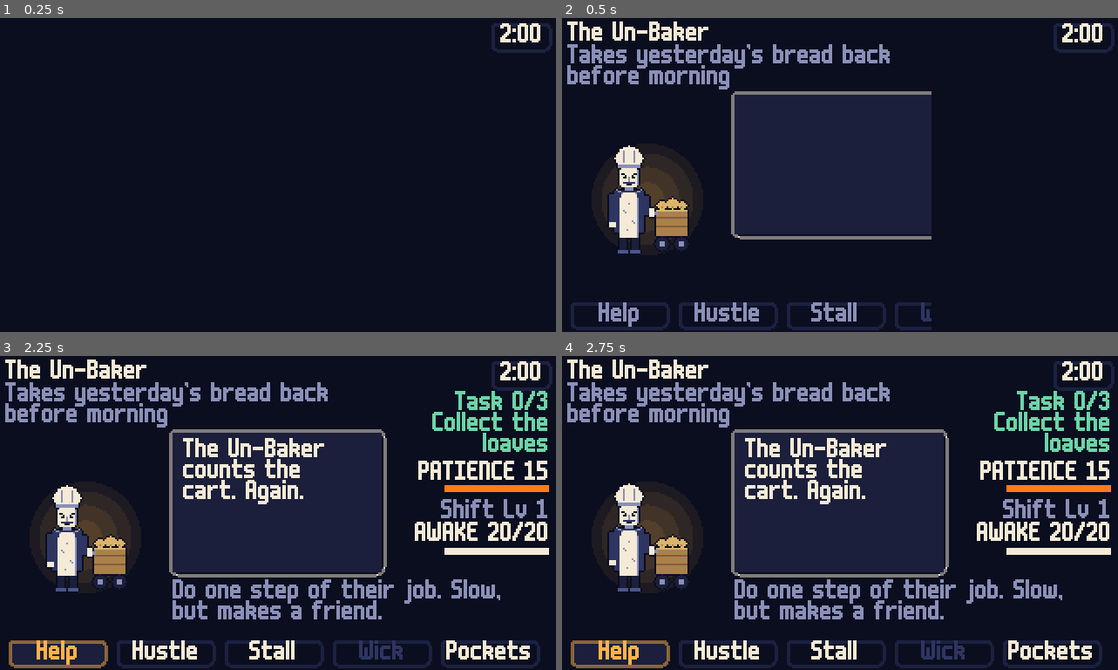
Above: before the commit, frames 1-4 (two rows, left to right).
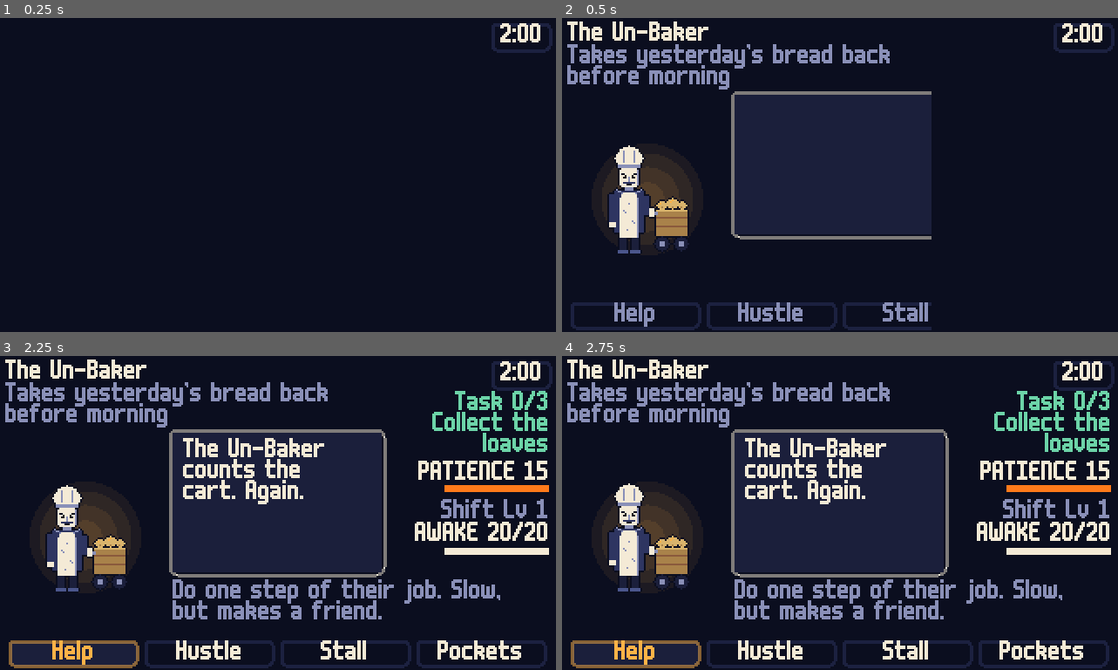
Above: after the commit, the same moments.

Repository: bryanwoods/nightshift
Game: Godot game, scene res://dev/test_battle.tscn
Same seed, same stepped clock (60 frames per second), same inputs: the game is played once before the commit and once after it. This scene is started directly instead of the project's main scene.
Inputs (mouse positions are in pixels of both pictures, inside the frame that each line leads up to):
- Up to frame 1 (0.25 s): no input
- Up to frame 2 (0.5 s): no input
- Up to frame 3 (2.25 s): tap Enter at 0.5 s; move the mouse to (400, 497) at 0.52 s; hold Right (move_right) 0.53-1.28 s; hold Z (confirm) 0.53-1.28 s; click (400, 497) at 0.67 s; tap Space at 0.77, 1.52 s; move the mouse to (166, 528) at 1.27 s; hold Down (move_down) 1.28-2.03 s; tap Z (confirm) at 1.35, 2 s; move the mouse to (333, 443) at 2.02 s; hold Right (move_right) from 2.03 s (still down); hold Z (confirm) from 2.03 s (still down); tap R (rewind) at 2.1 s
- Up to frame 4 (2.75 s): keep holding Right (move_right); keep holding Z (confirm)

Frame 1 is identical in both runs. In frame 2, 2.0% of the frame differs, in the area x 6-67%, y 90-100%; in frame 3, 3.4%, in the area x 6-99%, y 90-100%; in frame 4, 3.4%.

Commit message:
Give Wick his own turn, vary hustle lines, and show the clock-out
In the playtest, fights repeated the same line. A worker had one
hustle_hit line, or two with a seen_variant, so each Hustle after the
first said the same thing. Each worker now has hustle_lines, four
dialogue ids, and a hit says the next one.

Wick did little: he took Tadzio's turn, so a player had to choose
between Wick and an action. Once he has joined, Wick now takes his own
turn after Tadzio's, with Light, Hold or the new Warm (+3 Awake, one
minute). On a dark turn his cursor starts on Light. Tadzio's menu is
Help, Hustle, Stall and Pockets. Wick's choice shows as a short line
in the arena, not a textbox, so the fight does not slow down.

Clock them out did not show what happened to the worker. A red clock
face now shows over the worker, and its hand sweeps once around before
the worker flickers and is gone.

The tour saves tour_wick_turn.png and tour_finish_clock.png. All 11
bot routes and the tour pass. The tour stops at its first screenshot
while the screen is locked, because macOS then draws no frames.

Co-Authored-By: Claude Opus 5.5 <noreply@anthropic.com>

Diff:
--- a/data/dialogue/battle.json
+++ b/data/dialogue/battle.json
@@ -5,24 +5,6 @@
       "lines": [
         {
           "text": "You stall. Hits do half this round."
-        }
-      ]
-    },
-    "battle_wick_light": {
-      "lines": [
-        {
-          "speaker": "wick",
-          "text": "Lights up!",
-          "portrait": "wick_happy"
-        }
-      ]
-    },
-    "battle_wick_hold": {
-      "lines": [
-        {
-          "speaker": "wick",
-          "text": "I'll take the first one! Probably!",
-          "portrait": "wick_panic"
         }
       ]
     },
--- a/data/dialogue/puddle_keeper.json
+++ b/data/dialogue/puddle_keeper.json
@@ -24,6 +24,15 @@
     "puddle_hustle": {
       "lines": [ { "speaker": "puddle_keeper", "text": "Splashing! There's splashing!" } ]
     },
+    "puddle_hustle_2": {
+      "lines": [ { "speaker": "puddle_keeper", "text": "Not the big puddle! I just got it flat!" } ]
+    },
+    "puddle_hustle_3": {
+      "lines": [ { "speaker": "puddle_keeper", "text": "Ripples! Ripples everywhere!" } ]
+    },
+    "puddle_hustle_4": {
+      "lines": [ { "speaker": "puddle_keeper", "text": "Stop running! You'll dry them out!" } ]
+    },
     "puddle_satisfied": {
       "lines": [
         { "speaker": "puddle_keeper", "text": "Wet until morning. Every one. Here, take a little puddle for the road." },
--- a/data/dialogue/window_washer.json
+++ b/data/dialogue/window_washer.json
@@ -24,6 +24,15 @@
     "washer_hustle": {
       "lines": [ { "speaker": "window_washer", "text": "Streaks! You're leaving streaks!" } ]
     },
+    "washer_hustle_2": {
+      "lines": [ { "speaker": "window_washer", "text": "Fingerprints! On my clean night!" } ]
+    },
+    "washer_hustle_3": {
+      "lines": [ { "speaker": "window_washer", "text": "Do you know how long that pane took me?" } ]
+    },
+    "washer_hustle_4": {
+      "lines": [ { "speaker": "window_washer", "text": "Now I have to do the whole street again!" } ]
+    },
     "washer_satisfied": {
       "lines": [
         { "speaker": "window_washer", "text": "Not a reflection left on the street. Nice work, kid." },
--- a/data/dialogue/workers.json
+++ b/data/dialogue/workers.json
@@ -54,14 +54,31 @@
           "text": "Hey! I'm counting!",
           "portrait": "unbaker_grump"
         }
-      ],
-      "seen_variant": "unbaker_hustle_2"
+      ]
     },
     "unbaker_hustle_2": {
       "lines": [
         {
           "speaker": "unbaker",
           "text": "Stop that! I'll lose my place!",
+          "portrait": "unbaker_grump"
+        }
+      ]
+    },
+    "unbaker_hustle_3": {
+      "lines": [
+        {
+          "speaker": "unbaker",
+          "text": "Forty-one, forty-... now I have to start over!",
+          "portrait": "unbaker_grump"
+        }
+      ]
+    },
+    "unbaker_hustle_4": {
+      "lines": [
+        {
+          "speaker": "unbaker",
+          "text": "You're worse than the pigeons!",
           "portrait": "unbaker_grump"
         }
       ]
@@ -162,14 +179,30 @@
           "speaker": "curfew",
           "text": "Now, now... not very sleepy of you."
         }
-      ],
-      "seen_variant": "curfew_hustle_2"
+      ]
     },
     "curfew_hustle_2": {
       "lines": [
         {
           "speaker": "curfew",
           "text": "Shhh... you'll wake the whole town.",
+          "portrait": "curfew_sleepy"
+        }
+      ]
+    },
+    "curfew_hustle_3": {
+      "lines": [
+        {
+          "speaker": "curfew",
+          "text": "Such a busy little bee. Bees go to bed too."
+        }
+      ]
+    },
+    "curfew_hustle_4": {
+      "lines": [
+        {
+          "speaker": "curfew",
+          "text": "Yawn... you're making me tired. Well. More tired.",
           "portrait": "curfew_sleepy"
         }
       ]
--- a/data/tuning.json
+++ b/data/tuning.json
@@ -8,6 +8,7 @@
     "stall": 0,
     "wick_light": 0,
     "wick_hold": 1,
+    "wick_warm": 1,
     "rewind": 1,
     "lamp": 2
   },
@@ -18,6 +19,7 @@
   "text_fast_multiplier": 4,
   "blip_every": 2,
   "awake_start": 20,
+  "wick_warm_awake": 3,
   "shift_levels": [0, 10, 25, 45, 70],
   "level_awake": 4,
   "level_hustle": 1,
--- a/data/ui.json
+++ b/data/ui.json
@@ -44,17 +44,16 @@
     "btn_help": "Help",
     "btn_hustle": "Hustle",
     "btn_stall": "Stall",
-    "btn_wick": "Wick",
     "btn_wick_light": "Light",
     "btn_wick_hold": "Hold",
+    "btn_wick_warm": "Warm",
     "btn_pockets": "Pockets",
     "hint_help": "Do one step of their job. Slow, but makes a friend.",
     "hint_hustle": "Press {confirm} when the line is in the orange. Fast, but makes an enemy.",
     "hint_stall": "Wait it out. Hits this round do half.",
-    "hint_wick": "Ask Wick for help.",
-    "hint_wick_locked": "You are on your own. For now.",
     "hint_wick_light": "Wick lights the arena. You can see everything this round.",
     "hint_wick_hold": "Wick blocks the first hit this round.",
+    "hint_wick_warm": "Wick's flame warms you. Awake goes up.",
     "hint_pockets": "Use something from your pockets. It takes your turn.",
     "pockets_close": "Close",
     "todo_spare_finish": "TODO(Tadzio): the real verbs for spare_option and finish_option.",
@@ -66,6 +65,10 @@
     "level_up": "Shift Lv {n}!",
     "battle_lv": "Shift Lv {n}",
     "wick_blocked": "Wick blocks it!",
+    "wick_turn": "Wick's turn.",
+    "wick_lit": "Wick: Lights up!",
+    "wick_holds": "Wick: I'll take the first one!",
+    "wick_warmed": "Wick warms your hands. +{n} Awake",
     "dark_warning": "The lights are going out. Ask Wick!",
     "rewind_prompt": "Press {rewind} to wind the watch back!",
 
--- a/data/workers/curfew.json
+++ b/data/workers/curfew.json
@@ -89,7 +89,6 @@
   },
   "dialogue": {
     "intro": "curfew_battle_intro",
-    "hustle_hit": "curfew_hustle",
     "satisfied": "curfew_satisfied",
     "spared": "curfew_defeated"
   },
@@ -104,5 +103,11 @@
     "curfew_flavor_2",
     "curfew_flavor_3",
     "curfew_flavor_4"
+  ],
+  "hustle_lines": [
+    "curfew_hustle",
+    "curfew_hustle_2",
+    "curfew_hustle_3",
+    "curfew_hustle_4"
   ]
 }
--- a/data/workers/puddle_keeper.json
+++ b/data/workers/puddle_keeper.json
@@ -18,9 +18,9 @@
       { "label": "Top up the big puddle", "line": "puddle_help_2" }
     ]
   },
+  "hustle_lines": ["puddle_hustle", "puddle_hustle_2", "puddle_hustle_3", "puddle_hustle_4"],
   "dialogue": {
     "intro": "puddle_battle_intro",
-    "hustle_hit": "puddle_hustle",
     "satisfied": "puddle_satisfied",
     "spared": "puddle_spared"
   },
--- a/data/workers/unbaker.json
+++ b/data/workers/unbaker.json
@@ -55,9 +55,9 @@
       }
     ]
   },
+  "hustle_lines": ["unbaker_hustle", "unbaker_hustle_2", "unbaker_hustle_3", "unbaker_hustle_4"],
   "dialogue": {
     "intro": "unbaker_battle_intro",
-    "hustle_hit": "unbaker_hustle",
     "satisfied": "unbaker_satisfied",
     "spared": "unbaker_defeated"
   },
--- a/data/workers/window_washer.json
+++ b/data/workers/window_washer.json
@@ -18,9 +18,9 @@
       { "label": "Wipe the top corner", "line": "washer_help_2" }
     ]
   },
+  "hustle_lines": ["washer_hustle", "washer_hustle_2", "washer_hustle_3", "washer_hustle_4"],
   "dialogue": {
     "intro": "washer_battle_intro",
-    "hustle_hit": "washer_hustle",
     "satisfied": "washer_satisfied",
     "spared": "washer_spared"
   },
--- a/dev/autotest_bot.gd
+++ b/dev/autotest_bot.gd
@@ -478,20 +478,18 @@
 	await _tap("confirm")
 	await _wait(0.3)
 	_expect(b.patience == 10, "a centered Hustle press does 5, patience is %d" % b.patience)
+	await _until(func() -> bool: return b._menu_on and b._sub, 5.0)
+	_expect(b._sub, "Wick takes his own turn after Tadzio's")
+	await _wait(0.3)
+	await _tap("move_left")
+	await _tap("confirm")
+	_expect(b._lit, "Wick's Light lights the arena")
 	while not b._dodging:
 		if DialogueRunner.showing():
 			await _tap("confirm")
 		await _wait(0.2)
 	await _press_for("move_left", 0.4)
 	_expect(b._arena.token.x < -10.0, "arrow keys move the flashlight token in the arena")
-	await _until(func() -> bool: return b._menu_on and not DialogueRunner.showing(), 15.0)
-	while b._cursor != 3:
-		await _tap("move_right")
-	await _tap("confirm")
-	_expect(b._sub, "Wick opens the Light / Hold sub-menu")
-	await _tap("confirm")
-	await _until(func() -> bool: return DialogueRunner.showing(), 3.0)
-	_expect(b._lit, "Light was chosen")
 	DialogueRunner.autoplay = true
 	NightClock.add(60)
 	await _until(func() -> bool: return _on(Game.LAMPS), 15.0)
@@ -556,7 +554,7 @@
 	_finish()
 
 
-## Pockets, the spare-or-finish choice and the finish, as screenshots.
+## Pockets, Wick's turn, the spare-or-finish choice and the finish, as screenshots.
 func _tour_choice() -> void:
 	DialogueRunner.autoplay = false
 	Game.give_item("heel_of_bread")
@@ -567,7 +565,7 @@
 	while not b._menu_on or DialogueRunner.showing():
 		await _tap("confirm")
 		await _wait(0.2)
-	while b._cursor != 4:
+	while b._cursor != 3:
 		await _tap("move_right")
 	await _tap("confirm")
 	await _wait(1.0)
@@ -575,6 +573,12 @@
 	await _tap("move_down")
 	await _tap("confirm")
 	await _until(func() -> bool: return b._menu_on and not DialogueRunner.showing(), 10.0)
+	b._menu_done.emit("item:heel_of_bread")
+	await _until(func() -> bool: return b._menu_on and b._sub, 5.0)
+	await _wait(0.5)
+	await _shot("wick_turn")
+	b._menu_done.emit("wick_warm")
+	await _until(func() -> bool: return b._menu_on and not b._sub and not DialogueRunner.showing(), 20.0)
 	b.patience = 1
 	b._menu_done.emit("hustle")
 	await _until(func() -> bool: return b._hustle_on, 3.0)
@@ -584,7 +588,9 @@
 	await _shot("choice")
 	await _tap("move_down")
 	await _tap("confirm")
-	await _wait(0.9)
+	await _wait(0.35)
+	await _shot("finish_clock")
+	await _wait(0.75)
 	await _shot("finish_flicker")
 	await _wait(1.6)
 	await _shot("finish_gone")
@@ -603,7 +609,7 @@
 	var b: Battle = w.battle
 	b.pattern_index = 3
 	await _until(func() -> bool: return b._dodging, 20.0)
-	_expect(b._cursor == 3, "a dark turn puts the menu cursor on Wick")
+	_expect(b._lit, "on a dark turn Wick lights the arena")
 	await _wait(1.5)
 	var t_before: float = b._pattern.t
 	var minute := NightClock.minute
--- a/src/battle/battle.gd
+++ b/src/battle/battle.gd
@@ -11,8 +11,8 @@
 signal _item_done(item: String)
 
 const ARENA_CENTER := Vector2(160, 84)
-const OPTIONS: Array[String] = ["help", "hustle", "stall", "wick", "pockets"]
-const WICK_OPTIONS: Array[String] = ["wick_light", "wick_hold"]
+const OPTIONS: Array[String] = ["help", "hustle", "stall", "pockets"]
+const WICK_OPTIONS: Array[String] = ["wick_light", "wick_hold", "wick_warm"]
 const TOKEN_R := 3.0
 ## Battle sheets stand in the left column with their feet here.
 const WORKER_FEET := Vector2(50, 136)
@@ -118,12 +118,19 @@
 
 func _loop() -> void:
 	while not over:
+		_stall = false
+		_hold = false
+		_lit = false
 		var action: String = await _menu_phase()
 		if over:
 			break
 		var resolved: bool = await _act(action)
 		if over or resolved:
 			break
+		if Game.has_flag("wick_joined"):
+			await _act(await _wick_phase())
+			if over:
+				break
 		await _dodge_phase()
 		if over or awake <= 0:
 			break
@@ -154,11 +161,8 @@
 func _menu_phase() -> String:
 	while not over:
 		_flavor.text = _turn_text("flavor")
-		var pats: Array = worker.get("patterns", [])
-		if not pats.is_empty() and str(pats[pattern_index % pats.size()].get("type", "")) == "dark":
+		if _dark_next():
 			_flavor.text = Game.text("dark_warning")
-			if Game.has_flag("wick_joined"):
-				_cursor = OPTIONS.find("wick")
 		_menu_on = true
 		_sub = false
 		_input_at = Time.get_ticks_msec() + 150
@@ -172,6 +176,28 @@
 		if item != "":
 			return "item:" + item
 	return ""
+
+
+## Wick's own turn, after Tadzio's: Light, Hold or Warm. On a dark turn the cursor starts on Light.
+func _wick_phase() -> String:
+	var main_cursor := _cursor
+	_cursor = 0 if _dark_next() else (2 if awake < awake_max else 1)
+	_flavor.text = Game.text("wick_turn")
+	_sub = true
+	_menu_on = true
+	_input_at = Time.get_ticks_msec() + 150
+	_refresh_menu()
+	var choice: String = await _menu_done
+	_menu_on = false
+	_sub = false
+	_cursor = main_cursor
+	_refresh_menu()
+	return choice
+
+
+func _dark_next() -> bool:
+	var pats: Array = worker.get("patterns", [])
+	return not pats.is_empty() and str(pats[pattern_index % pats.size()].get("type", "")) == "dark"
 
 
 ## Pockets: the items that do something in a fight, listed in the arena with the effect of
@@ -222,9 +248,6 @@
 func _act(action: String) -> bool:
 	_stats["turns"] += 1
 	(_stats["actions"] as Array).append(action)
-	_stall = false
-	_hold = false
-	_lit = false
 	if action.begins_with("item:"):
 		_use_item(action.trim_prefix("item:"))
 		return false
@@ -241,11 +264,18 @@
 			_lit = true
 			NightClock.spend("wick_light")
 			AudioBus.sfx("whoosh")
-			await DialogueRunner.run("battle_wick_light")
+			_show_prompt(Game.text("wick_lit"), 1.2)
 		"wick_hold":
 			_hold = true
 			NightClock.spend("wick_hold")
-			await DialogueRunner.run("battle_wick_hold")
+			_show_prompt(Game.text("wick_holds"), 1.2)
+		"wick_warm":
+			var n := int(Game.tuning.get("wick_warm_awake", 3))
+			awake = mini(awake_max, awake + n)
+			NightClock.spend("wick_warm")
+			AudioBus.sfx("step_ok")
+			_refresh_meters()
+			_show_prompt(Game.text("wick_warmed").replace("{n}", str(n)), 1.2)
 	return false
 
 
@@ -310,7 +340,7 @@
 	if patience <= 0:
 		await _resolve("finished" if await _finish_them() else "spared")
 		return true
-	_pending_bubble = str(worker.get("dialogue", {}).get("hustle_hit", ""))
+	_pending_bubble = _turn_id("hustle_lines")
 	return false
 
 
@@ -363,13 +393,33 @@
 		Game.give_item(item)
 
 
-## Finished: the worker goes still, flickers twice and is gone. The lantern goes out on one
-## low note, and the frame holds for a second.
+## Finished: a red clock face shows over the worker and its hand sweeps once around. Then the
+## worker goes still, flickers twice and is gone. The lantern goes out on one low note, and
+## the frame holds for a second.
 func _go_still() -> void:
 	if _worker_sprite == null:
 		return
 	_idle_frames = 1
-	await get_tree().create_timer(0.5).timeout
+	var face := Line2D.new()
+	face.width = 2.0
+	face.default_color = Game.color("hush")
+	face.closed = true
+	for i in 24:
+		face.add_point(Vector2.from_angle(TAU * i / 24.0) * 20.0)
+	face.position = _glow.position
+	_root.add_child(face)
+	var hand := Line2D.new()
+	hand.width = 3.0
+	hand.default_color = Game.color("hush")
+	hand.points = PackedVector2Array([Vector2.ZERO, Vector2(0, -17)])
+	face.add_child(hand)
+	AudioBus.sfx("tick")
+	var tw := create_tween()
+	tw.tween_property(hand, "rotation", TAU, 0.6)
+	await tw.finished
+	AudioBus.sfx("buzz", 0.8, -6.0)
+	await get_tree().create_timer(0.3).timeout
+	face.queue_free()
 	for i in 2:
 		_worker_sprite.visible = false
 		await get_tree().create_timer(0.1).timeout
@@ -595,6 +645,9 @@
 	if not _menu_on:
 		return
 	if DialogueRunner.autoplay:
+		if _sub:
+			_menu_done.emit(WICK_OPTIONS[_cursor])
+			return
 		var steps: Array = worker.get("task", {}).get("steps", [])
 		_menu_done.emit("help" if step_index < steps.size() and DialogueRunner.autoplay_fight == "help" else "hustle")
 		return
@@ -604,25 +657,8 @@
 		AudioBus.sfx("cursor")
 		_refresh_menu()
 	elif confirm:
-		if _sub:
-			AudioBus.sfx("confirm")
-			_menu_done.emit(WICK_OPTIONS[_cursor])
-		elif OPTIONS[_cursor] == "wick":
-			if Game.has_flag("wick_joined"):
-				AudioBus.sfx("confirm")
-				_sub = true
-				_cursor = 0
-				_refresh_menu()
-			else:
-				AudioBus.sfx("buzz", 1.0, -6.0)
-		else:
-			AudioBus.sfx("confirm")
-			_menu_done.emit(OPTIONS[_cursor])
-	elif Input.is_action_just_pressed("cancel") and _sub:
-		AudioBus.sfx("cancel")
-		_sub = false
-		_cursor = 3
-		_refresh_menu()
+		AudioBus.sfx("confirm")
+		_menu_done.emit(WICK_OPTIONS[_cursor] if _sub else OPTIONS[_cursor])
 
 
 # ------------------------------------------------------------------ layout
@@ -680,12 +716,12 @@
 	_root.add_child(_menu_bar)
 	for i in OPTIONS.size():
 		var box := Panel.new()
-		box.position = Vector2(6 + i * 62, 163)
-		box.size = Vector2(56, 15)
+		box.position = Vector2(6 + i * 78, 163)
+		box.size = Vector2(74, 15)
 		_menu_bar.add_child(box)
 		_boxes.append(box)
 		var l := _label(box.position, "", "moon")
-		l.size = Vector2(56, 14)
+		l.size = Vector2(74, 14)
 		l.horizontal_alignment = HORIZONTAL_ALIGNMENT_CENTER
 		l.reparent(_menu_bar)
 		_buttons.append(l)
@@ -742,7 +778,6 @@
 
 
 func _refresh_menu() -> void:
-	var joined := Game.has_flag("wick_joined")
 	for i in _buttons.size():
 		var key := ""
 		if _sub:
@@ -752,23 +787,18 @@
 		_buttons[i].text = Game.text("btn_" + key) if key != "" else ""
 		_boxes[i].visible = key != ""
 		var selected := _menu_on and i == _cursor
-		var disabled := key == "wick" and not joined
 		var sb := StyleBoxFlat.new()
 		sb.bg_color = Game.color("night") if selected else Game.color("ink")
 		sb.border_color = Game.color("lamp") if selected else Game.color("dusk")
 		sb.set_border_width_all(1)
 		sb.set_corner_radius_all(2)
 		_boxes[i].add_theme_stylebox_override("panel", sb)
-		var c := "lamp" if selected else "moon"
-		if disabled or not _menu_on:
-			c = "fog" if not disabled else "dusk"
+		var c := "lamp" if selected else ("moon" if _menu_on else "fog")
 		_buttons[i].add_theme_color_override("font_color", Game.color(c))
 	_hint.visible = _menu_on
 	_flavor.visible = _menu_on
 	if _menu_on:
 		var key := WICK_OPTIONS[_cursor] if _sub else OPTIONS[_cursor]
-		if key == "wick" and not joined:
-			key = "wick_locked"
 		_hint.text = Game.text("hint_" + key)
 
 
--- a/src/validator.gd
+++ b/src/validator.gd
@@ -160,7 +160,7 @@
 			Game.report(file, "patterns[%d].type" % i, "no pattern \"%s\"" % type)
 		if type == "dark" and not Pattern.exists(str(p.get("inner", {}).get("type", ""))):
 			Game.report(file, "patterns[%d].inner.type" % i, "dark needs an inner pattern")
-	for list_key in ["turn_lines", "flavor"]:
+	for list_key in ["turn_lines", "flavor", "hustle_lines"]:
 		for ref: Variant in d.get(list_key, []):
 			if not DialogueRunner.has(str(ref)):
 				Game.report(file, list_key, "no dialogue \"%s\"" % ref)
Not shown, changed: DEV.md
Not shown, changed: SPEC.md
